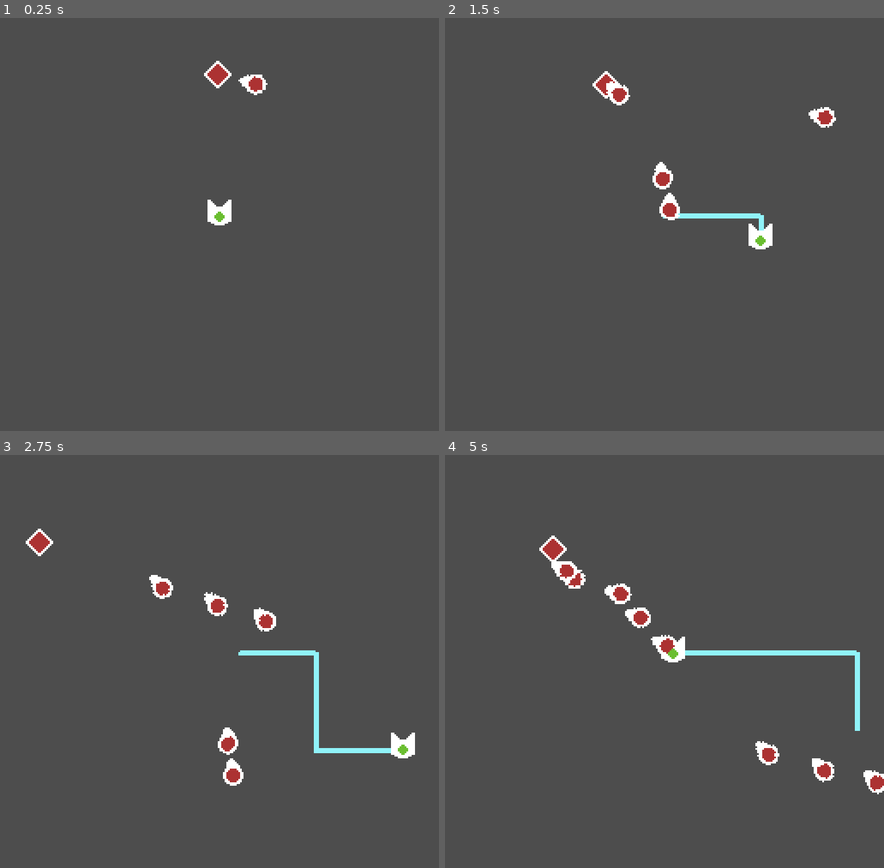
Above: before the commit, frames 1-4 (two rows, left to right).
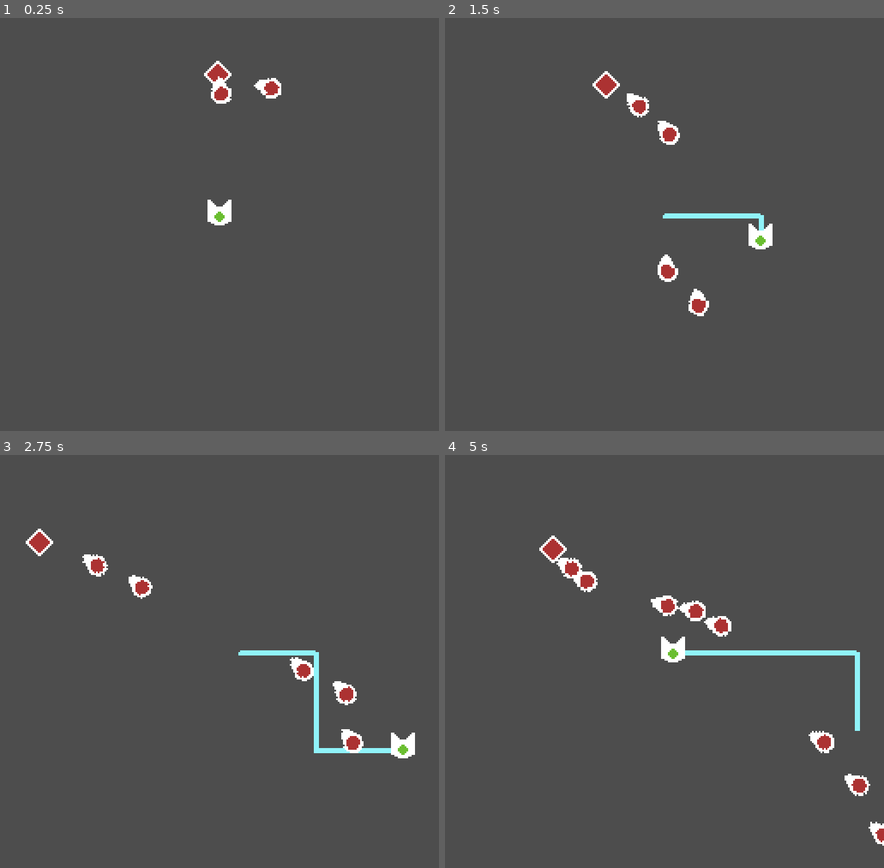
Above: after the commit, the same moments.

Repository: kennethbchen/Bullet-Wrangler-Game
Game: Godot game, scene res://Game.tscn
The game is run twice, just before and just after one commit, with the same random seed, the same clock (stepped at 60 frames per second) and the same inputs.
Inputs:
- Up to frame 1 (0.25 s): no input
- Up to frame 2 (1.5 s): hold D (Right) 0.53-1.28 s; hold Space (Attack) 0.53-1.28 s; hold S (Down) from 1.28 s (still down); tap Space (Attack) at 1.35 s
- Up to frame 3 (2.75 s): release S (Down) at 2.03 s; hold D (Right) from 2.03 s (still down); hold Space (Attack) from 2.03 s (still down)
- Up to frame 4 (5 s): release D (Right) at 2.78 s; release Space (Attack) at 2.78 s; hold W (Up) 2.78-3.53 s; tap Space (Attack) at 2.85, 4.35 s; hold Space (Attack) 3.53-4.28 s; hold A (Left) from 3.53 s (still down)

The runs differ from the first frame. In frame 1, 0.6% of the frame differs, in the area x 48-65%, y 13-21%; in frame 2, 1.7%; in frame 3, 2.2%; in frame 4, 2.9%, in the area x 24-100%, y 24-95%.

Commit message:
Number tweaks

Diff:
--- a/Game.tscn
+++ b/Game.tscn
@@ -46,7 +46,7 @@
 aim_type = 1
 position_offset = Vector2(0, 0)
 rotation_offset_degrees = 0.0
-spawn_delay = 0.3
+spawn_delay = 0.2
 transition_delay = 0.5
 spawn_cycles = 3
 step_cycles = 1
--- a/LoopHitbox.tscn
+++ b/LoopHitbox.tscn
@@ -6,6 +6,8 @@
 collision_layer = 0
 collision_mask = 2
 script = ExtResource("1_u2wb5")
+lifespan = 0.25
+position_offset = Vector2(0, 3)
 
 [node name="Polygon2D" type="Polygon2D" parent="."]
 
--- a/Projectile.tscn
+++ b/Projectile.tscn
@@ -9,6 +9,7 @@
 [node name="Projectile" type="Area2D"]
 collision_layer = 2
 script = ExtResource("1_r7twk")
+speed = 100.0
 
 [node name="Sprite" type="Sprite2D" parent="."]
 position = Vector2(-2, 0)
--- a/Scripts/LoopHitbox.gd
+++ b/Scripts/LoopHitbox.gd
@@ -1,6 +1,7 @@
 extends Area2D
 
 @export var lifespan: float = 0.5
+@export var position_offset: Vector2 = Vector2.ZERO
 
 @onready var polygon_visuals: Polygon2D = $Polygon2D
 @onready var collision_polygon: CollisionPolygon2D = $CollisionPolygon2D
@@ -14,12 +15,17 @@
 	polygon_visuals.polygon = points
 	collision_polygon.polygon = points
 
+	# The offset helps it align better with the LineDrawer
+	collision_polygon.position = position_offset
+	polygon_visuals.position = position_offset
+
 	polygon_visuals.modulate = Color(1, 1, 1, 0)
 
 	var tween = get_tree().create_tween()
 	tween.set_ease(Tween.EASE_OUT)
 	tween.set_trans(Tween.TRANS_CUBIC)
 	tween.tween_property(polygon_visuals, "modulate", Color(1, 1, 1, 1), lifespan * 0.25)
+	tween.tween_callback(func(): collision_polygon.disabled = true)
 	tween.tween_property(polygon_visuals, "modulate", Color(1, 1, 1, 0), lifespan * 0.75)
 	tween.tween_callback(queue_free)
 
--- a/Scripts/Projectile.gd
+++ b/Scripts/Projectile.gd
@@ -5,6 +5,7 @@
 enum State {IDLE, TRAVELLING, RETURNING}
 
 @export var speed: float = 60
+@export var return_speed: float = 210
 @export var lifespan: float = 5
 
 var current_state: State = State.TRAVELLING
@@ -47,14 +48,14 @@
 	var tween = get_tree().create_tween()
 	tween.set_ease(Tween.EASE_OUT)
 	tween.set_trans(Tween.TRANS_QUAD)
-	tween.tween_property(self, "position", position + transform.x * 10, 0.3)
+	tween.tween_property(self, "position", position + transform.x * 20, 0.3)
 	tween.tween_callback(func():
 
 		if is_instance_valid(original_owner):
 			rotation = rotation + get_angle_to(original_owner.global_position)
 
 		current_state = State.RETURNING
-		speed = speed + 80
+		speed = return_speed
 		)
 
 func can_damage(node: Node2D) -> bool:
